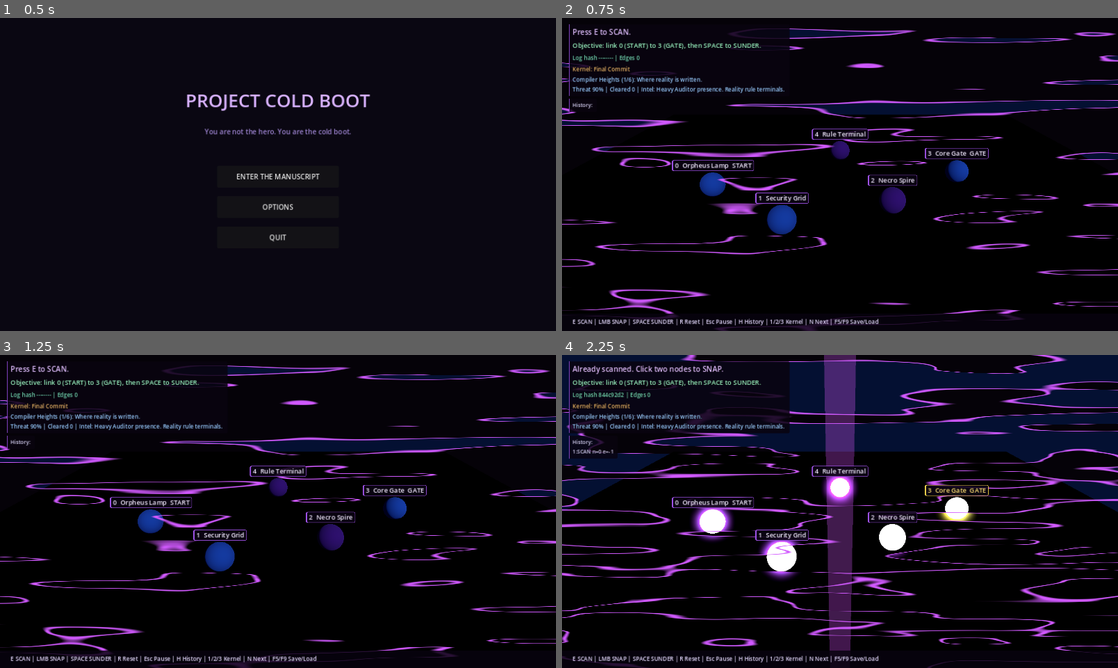
Above: before the commit, frames 1-4 (two rows, left to right).
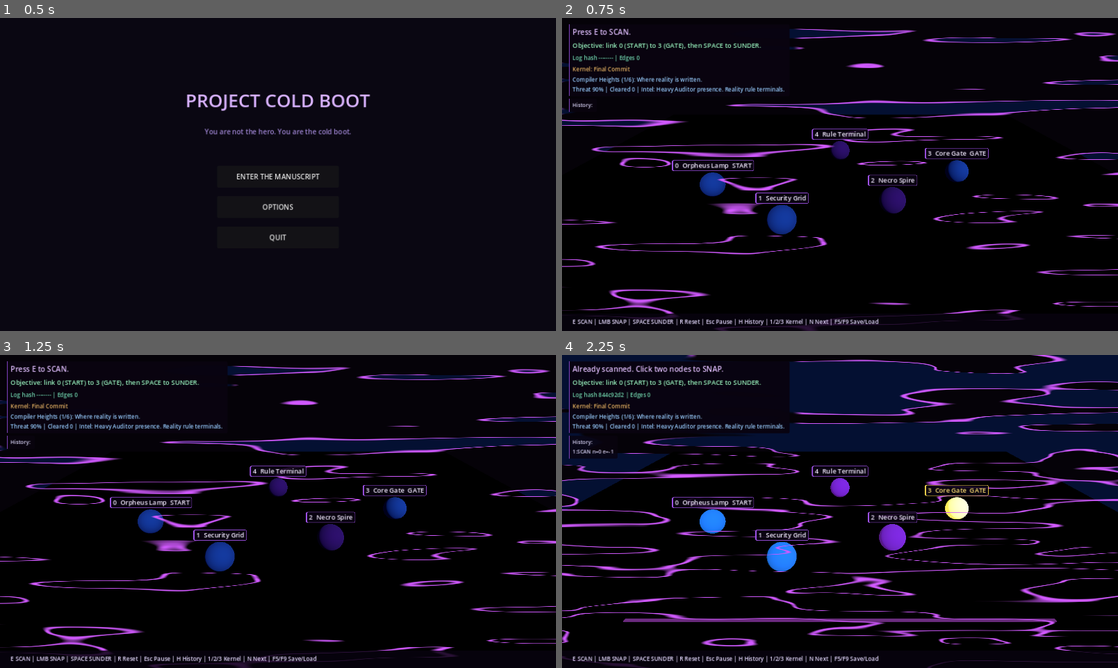
Above: after the commit, the same moments.

Repository: beyond-repair/Project-Cold-Boot
Game: Godot game, scene res://scenes/main_menu/MainMenu.tscn
The game is run twice, just before and just after one commit, with the same random seed, the same clock (stepped at 60 frames per second) and the same inputs.
Inputs (mouse positions are in pixels of both pictures, inside the frame that each line leads up to):
- Up to frame 1 (0.5 s): no input
- Up to frame 2 (0.75 s): click "ENTER THE MANUSCRIPT" at 0.5 s
- Up to frame 3 (1.25 s): no input
- Up to frame 4 (2.25 s): tap E (scan) at 1.25, 2.1 s; move the mouse to (962, 495) at 1.27 s; hold E (scan) 1.28-2.03 s; click (962, 495) at 1.42 s; tap A at 2 s; move the mouse to (728, 527) at 2.02 s; click (728, 527) at 2.17 s

Frame 1 is identical in both runs. In frame 2, 0.2% of the frame differs, in the area x 0-43%, y 3-31%; in frame 3, 0.2%; in frame 4, 7.8%, in the area x 0-89%, y 0-95%.

Commit message:
Readability: hued sphere glow, floor-line seam, seam fades behind HUD (R1-R3)

Diff:
--- a/godot/scripts/systems/GameState.gd
+++ b/godot/scripts/systems/GameState.gd
@@ -256,6 +256,9 @@
 	validation_failed.emit(reason)
 	mutation_log.clear()
 	return false
+
+func node_degree(id: int) -> int:
+	return _node_degree(id)
 
 func _node_degree(id: int) -> int:
 	var d := 0
--- a/godot/scripts/vertical_slice/VerticalSlice.gd
+++ b/godot/scripts/vertical_slice/VerticalSlice.gd
@@ -41,6 +41,13 @@
 ## Spheres and beams sit this far above y=0 so the floor slab (top at y=0.1)
 ## does not bury the beams or cut the spheres in half.
 const NODE_LIFT := 0.45
+## Sphere emission: low enough that the hue survives on an LDR target.
+const SPHERE_GLOW := 0.55
+## Floor crack seam: a thin fault line across the front of the board, in front
+## of every node (node z <= 2.5) and inside the Auditor / Sable margins.
+const SEAM_SIZE := Vector3(9.0, 0.02, 0.08)
+const SEAM_POS := Vector3(0, 0.115, 3.9)
+const SPHERE_GLOW_LINKED := 1.1
 ## Screen-space clearance a beam keeps from any sphere that is not one of its
 ## two endpoints. A straight beam that would pass closer bends into a shallow
 ## arc, so it never reads as a link to that sphere. Layouts are unchanged.
@@ -161,7 +168,15 @@
 	var seam_mat := StandardMaterial3D.new()
 	seam_mat.shading_mode = BaseMaterial3D.SHADING_MODE_UNSHADED
 	seam_mat.transparency = BaseMaterial3D.TRANSPARENCY_ALPHA
-	seam_mat.albedo_color = Color(0.85, 0.35, 1.0, 0.3)
+	seam_mat.albedo_color = Color(0.85, 0.35, 1.0, 0.5)
+	# A 7-unit-tall sheet at x = 0 read as a magenta column through the board,
+	# over every centre node and near their tags (hand check 4, R3). The tear
+	# now lies flat on the floor across the front of the board, clear of
+	# every sphere, beam and tag.
+	var crack := BoxMesh.new()
+	crack.size = SEAM_SIZE
+	bleed_seam.mesh = crack
+	bleed_seam.position = SEAM_POS
 	# The seam's near end sits between the camera and the board, so on top of
 	# the spheres it washed out the centre node. Beams (priority 0) and
 	# spheres (priority 1) now draw after it and read through it.
@@ -530,18 +545,24 @@
 		mi.mesh = sphere
 		var mat := StandardMaterial3D.new()
 		mat.albedo_color = Color(0.28, 0.06, 0.38) if n.layer == 0 else Color(0.12, 0.35, 0.55)
+		# Emission stays low enough to keep its hue on an LDR target: at 3.5x
+		# every sphere clipped to the same white after SCAN (hand check 4, R2).
+		# Necropolis nodes glow violet, Vesper nodes cyan; linked nodes glow
+		# brighter than unlinked ones.
 		if n.revealed or GameState.scanned:
 			mat.emission_enabled = true
-			mat.emission = Color(0.75, 0.3, 1.0)
-			mat.emission_energy_multiplier = 3.5
+			mat.emission = Color(0.6, 0.2, 0.95) if n.layer == 0 else Color(0.15, 0.55, 1.0)
+			mat.emission_energy_multiplier = SPHERE_GLOW_LINKED if GameState.node_degree(n.id) > 0 else SPHERE_GLOW
 		if n.locked:
 			mat.emission = Color(1.0, 0.15, 0.2)
+			mat.emission_energy_multiplier = SPHERE_GLOW_LINKED
 		if str(n.label).ends_with("_OPEN"):
 			mat.emission = Color(0.3, 1.0, 0.55)
+			mat.emission_energy_multiplier = SPHERE_GLOW_LINKED
 		if n.id == selected_node:
 			mat.emission_enabled = true
 			mat.emission = Color(1.0, 0.85, 0.3)
-			mat.emission_energy_multiplier = 4.0
+			mat.emission_energy_multiplier = SPHERE_GLOW_LINKED
 		# Drawn in the transparent pass after the seam (priority -1) and the
 		# beams (0), fully opaque, so neither the seam nor a beam covers it.
 		mat.transparency = BaseMaterial3D.TRANSPARENCY_ALPHA_DEPTH_PRE_PASS
@@ -560,8 +581,10 @@
 	var beam_mat := StandardMaterial3D.new()
 	beam_mat.shading_mode = BaseMaterial3D.SHADING_MODE_UNSHADED
 	beam_mat.emission_enabled = true
+	beam_mat.albedo_color = Color(0.8, 0.4, 1.0)
 	beam_mat.emission = Color(0.85, 0.35, 1.0)
-	beam_mat.emission_energy_multiplier = 6.0
+	# At 6x the beams clipped to white; 1.4x keeps them violet.
+	beam_mat.emission_energy_multiplier = 1.4
 	# Over the seam, under the spheres.
 	beam_mat.transparency = BaseMaterial3D.TRANSPARENCY_ALPHA_DEPTH_PRE_PASS
 	beam_mat.render_priority = 0
@@ -720,7 +743,7 @@
 	if sb == null:
 		sb = StyleBoxFlat.new()
 		sb.bg_color = Color(0.035, 0.012, 0.06, 0.78)
-	sb.bg_color.a = 0.86
+	sb.bg_color.a = 0.95
 	hud_backing.add_theme_stylebox_override("panel", sb)
 	var ui := status_label.get_parent()
 	ui.add_child(hud_backing)
@@ -745,6 +768,32 @@
 	hud_backing.visible = not first
 	hud_backing.position = (r.position - Vector2(8, 5)).round()
 	hud_backing.size = (r.size + Vector2(20, 10)).round()
+	_fit_calm_rects()
+
+## The compositor fades its violet seam behind the HUD column and History
+## panel, so streaks never run through the text (hand check 4, R1).
+func _fit_calm_rects() -> void:
+	if compositor_mat == null:
+		return
+	var vp := get_viewport().get_visible_rect().size
+	if vp.x <= 0.0 or vp.y <= 0.0:
+		return
+	var rects: Array[Rect2] = []
+	if hud_backing and hud_backing.visible:
+		rects.append(Rect2(hud_backing.position, hud_backing.size))
+	if history_label.visible and not history_label.text.is_empty():
+		rects.append(Rect2(history_label.position, history_label.get_minimum_size()))
+	for i in 2:
+		var v := Vector4.ZERO
+		if i < rects.size():
+			var g := rects[i].grow(6.0)
+			v = Vector4(g.position.x / vp.x, g.position.y / vp.y, g.size.x / vp.x, g.size.y / vp.y)
+		compositor_mat.set_shader_parameter("calm_rect_a" if i == 0 else "calm_rect_b", v)
+
+func calm_rects() -> Array:
+	if compositor_mat == null:
+		return []
+	return [compositor_mat.get_shader_parameter("calm_rect_a"), compositor_mat.get_shader_parameter("calm_rect_b")]
 
 func _style_pause_panel() -> void:
 	var sb := StyleBoxFlat.new()
--- a/godot/shaders/domain_warp_compositor.gdshader
+++ b/godot/shaders/domain_warp_compositor.gdshader
@@ -18,6 +18,23 @@
 
 // Vertical stretch makes the seam read as lightning
 uniform vec2 stretch = vec2(1.2, 9.5);
+
+// Screen rects (x, y, w, h in UV) behind the HUD text column and the History
+// panel. The seam fades out inside them so no violet streak runs through text.
+uniform vec4 calm_rect_a = vec4(0.0);
+uniform vec4 calm_rect_b = vec4(0.0);
+uniform float calm_feather = 0.02;
+
+float calm(vec2 uv, vec4 r) {
+	if (r.z <= 0.0 || r.w <= 0.0) {
+		return 0.0;
+	}
+	vec2 lo = r.xy - vec2(calm_feather);
+	vec2 hi = r.xy + r.zw + vec2(calm_feather);
+	vec2 a = smoothstep(lo, r.xy, uv);
+	vec2 b = 1.0 - smoothstep(r.xy + r.zw, hi, uv);
+	return a.x * a.y * b.x * b.y;
+}
 
 float hash(vec2 p) {
 	return fract(sin(dot(p, vec2(127.1, 311.7))) * 43758.5453123);
@@ -70,6 +87,7 @@
 	// additive seam clipped to white contours across the whole screen.
 	float micro = value_noise(noise_uv * 3.5 + TIME * 0.3);
 	float seam_a = clamp(edge * (0.55 + 0.1 * seam_emission) * (0.8 + 0.4 * micro), 0.0, 1.0);
+	seam_a *= 1.0 - max(calm(uv, calm_rect_a), calm(uv, calm_rect_b));
 	base = mix(base, violet_seam, seam_a);
 
 	COLOR = vec4(base, 1.0);
--- a/godot/tools/play_driver.gd
+++ b/godot/tools/play_driver.gd
@@ -15,6 +15,9 @@
 ## clearing under each kernel (plus Force Revert in district 5 across F9).
 ## Pause gating: under PAUSED, E, SPACE, 1/2/3, N, H, F5, F9, R and a click
 ## change nothing (state, board, save file, status); Esc resumes and they act.
+## Readability pass (hand check 4): sphere glow keeps its hue and linked
+## spheres glow brighter, the seam is a floor line clear of the board, and the
+## compositor seam fades behind the HUD.
 ## Run windowed (screenshots) or headless:
 ##   godot --path godot -s res://tools/play_driver.gd -- [--shots=/tmp/dir]
 ## Exit 0 = every check passed.
@@ -443,6 +446,52 @@
 	var saved: String = FileAccess.get_file_as_string(SAVE_FILE)
 	ok(status() == "Saved." and saved != before.save and JSON.parse_string(saved).edges.size() == gs.edges.size(), "%s: F5 works after resume (save now has %d edges)" % [label, gs.edges.size()])
 
+## Hand check 4 readability (R1-R3): sphere glow keeps its hue, the seam stays
+## off the board, and the compositor seam fades behind the HUD text.
+func sphere_mat(id: int) -> StandardMaterial3D:
+	for c in vs.node_container.get_children():
+		if not c.is_queued_for_deletion() and c.position.distance_to(vs.vis_pos(id)) < 0.01:
+			return c.material_override
+	return null
+
+func readability_checks(label: String) -> void:
+	var hot: PackedStringArray = []
+	var hues := {}
+	for n in gs.nodes:
+		var m := sphere_mat(n.id)
+		if m == null:
+			continue
+		var c: Color = m.emission * m.emission_energy_multiplier
+		if m.emission_enabled and max(c.r, max(c.g, c.b)) > 1.15:
+			hot.append(str(n.id))
+		if m.emission_enabled and not n.locked and n.id != vs.selected_node:
+			hues[n.layer] = m.emission
+	ok(hot.is_empty(), "%s: no sphere glows past white (%s)" % [label, ",".join(hot)])
+	ok(hues.size() < 2 or not hues[0].is_equal_approx(hues[1]), "%s: Necropolis and Vesper spheres glow different colours" % label)
+	var max_z := -INF
+	for n in gs.nodes:
+		max_z = max(max_z, vs.vis_pos(n.id).z)
+	var aabb: AABB = vs.bleed_seam.get_aabb()
+	ok(aabb.size.y < 0.1 and vs.bleed_seam.position.z - aabb.size.z * 0.5 > max_z + 0.6, "%s: seam is a flat floor line in front of every node (z %.2f > %.2f)" % [label, vs.bleed_seam.position.z, max_z])
+	var cr: Array = vs.calm_rects()
+	var vp: Vector2 = root.get_viewport().get_visible_rect().size
+	var back := Rect2(vs.hud_backing.position / vp, vs.hud_backing.size / vp)
+	ok(cr.size() == 2 and Rect2(cr[0].x, cr[0].y, cr[0].z, cr[0].w).grow(0.001).encloses(back), "%s: compositor seam fades behind the HUD column" % label)
+
+func linked_glow_check(label: String) -> void:
+	var linked := -1
+	var lone := -1
+	for n in gs.nodes:
+		if n.locked or n.id == vs.selected_node or str(n.label).ends_with("_OPEN"):
+			continue
+		if gs.node_degree(n.id) > 0:
+			linked = n.id
+		else:
+			lone = n.id
+	if linked < 0 or lone < 0:
+		return
+	ok(sphere_mat(linked).emission_energy_multiplier > sphere_mat(lone).emission_energy_multiplier, "%s: a linked sphere (%d) glows brighter than an unlinked one (%d)" % [label, linked, lone])
+
 func _run() -> void:
 	print("=== Project Cold Boot play_driver (", DisplayServer.get_name(), ") ===")
 	gs = root.get_node("/root/GameState")
@@ -482,10 +531,14 @@
 	await shot("01b_room1_scanned")
 	var sph: MeshInstance3D = vs.node_container.get_child(0)
 	ok(sph.material_override.render_priority > seam_p, "spheres draw after the seam (priority %d > %d)" % [sph.material_override.render_priority, seam_p])
+	await readability_checks("room 1 scanned")
 	await key(KEY_E)
 	ok(status().begins_with("Already scanned"), "second E says so ('%s')" % status())
 	await snap_pair(0, 1, "room 1")
 	ok(gs.edges.size() == 1, "room 1: click-click SNAP makes one edge (edges=%d)" % gs.edges.size())
+	await frames(2)
+	linked_glow_check("room 1 after SNAP")
+	await readability_checks("room 1 after SNAP")
 	# A pending selection must not survive SUNDER and pair with the next click.
 	await click_node(4)
 	ok(vs.selected_node == 4, "room 1: click selects node 4")
Not shown, changed: docs/QA-COMPLETION.md
